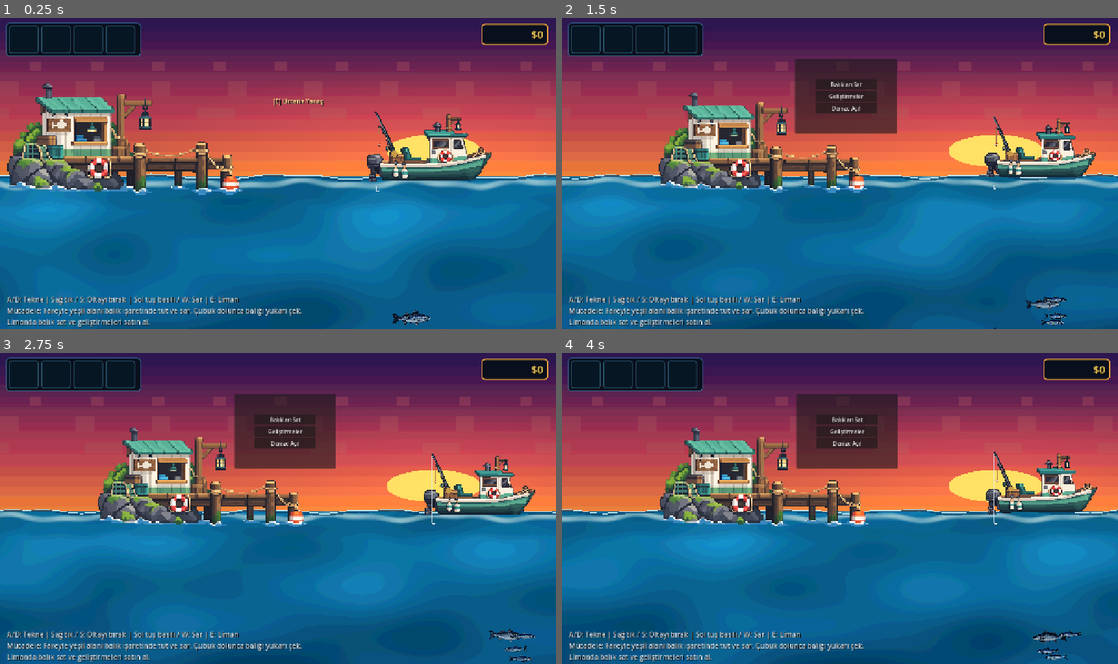
Above: before the commit, frames 1-4 (two rows, left to right).
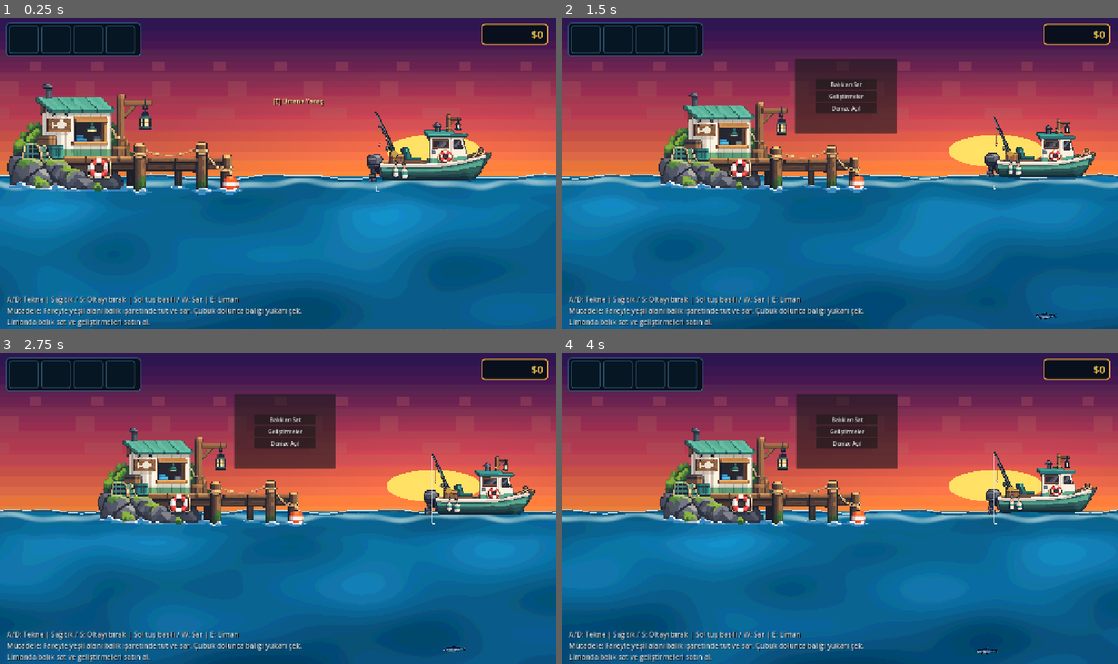
Above: after the commit, the same moments.

Repository: mirackayademir/TinyFisher
Game: Godot game, scene res://scenes/world.tscn
The game is run twice, just before and just after one commit, with the same random seed, the same clock (stepped at 60 frames per second) and the same inputs.
Inputs (mouse positions are in pixels of both pictures, inside the frame that each line leads up to):
- Up to frame 1 (0.25 s): no input
- Up to frame 2 (1.5 s): move the mouse to (962, 157) at 0.52 s; hold D (move_right) 0.53-1.28 s; tap E (dock) at 0.6, 1.35 s; click (962, 157) at 0.67 s; move the mouse to (728, 189) at 1.27 s; hold S from 1.28 s (still down)
- Up to frame 3 (2.75 s): move the mouse to (333, 440) at 2.02 s; release S at 2.03 s; hold D (move_right) from 2.03 s (still down); tap E (dock) at 2.1 s
- Up to frame 4 (4 s): move the mouse to (812, 570) at 2.77 s; release D (move_right) at 2.78 s; hold W 2.78-3.53 s; tap E (dock) at 2.85, 3.6 s; click (812, 570) at 2.92 s; move the mouse to (1006, 555) at 3.52 s; hold A (move_left) from 3.53 s (still down)

The runs differ from the first frame. In frame 1, 0.2% of the frame differs, in the area x 70-78%, y 93-99%; in frame 2, 0.3%; in frame 3, 0.3%; in frame 4, 0.3%, in the area x 74-94%, y 89-99%.

Commit message:
Expand underwater fish zones and add sardine schools

Diff:
--- a/scenes/fishing_spot.gd
+++ b/scenes/fishing_spot.gd
@@ -1,15 +1,32 @@
 extends Area2D
 
 @export var fish_scene: PackedScene
-@export var max_fish: int = 8
-@export var respawn_time: float = 1.6
+@export var max_fish: int = 18
+@export var respawn_time: float = 1.3
+@export var ocean_center: Vector2 = Vector2(2600.0, 1150.0)
 
 var respawning: bool = false
 
+const SARDINE_SCHOOLS = [
+	Vector2(-1200.0, -270.0),
+	Vector2(-320.0, -235.0),
+	Vector2(650.0, -285.0),
+	Vector2(1480.0, -245.0)
+]
+
 
 func _ready() -> void:
+	# Balık alanını sağa ve derine taşı. Limanın hemen dibinde balık doğmasın.
+	global_position = ocean_center
+
+	var collision := get_node_or_null("CollisionShape2D") as CollisionShape2D
+	if collision != null:
+		collision.position = Vector2.ZERO
+		var shape := collision.shape as RectangleShape2D
+		if shape != null:
+			shape.size = Vector2(4400.0, 1750.0)
+
 	var missing_fish: int = max_fish - get_fish_count()
-
 	for i in range(missing_fish):
 		spawn_one_fish()
 
@@ -22,11 +39,9 @@
 
 func get_fish_count() -> int:
 	var count: int = 0
-
 	for child in get_children():
 		if child.has_method("hook_to"):
 			count += 1
-
 	return count
 
 
@@ -44,33 +59,53 @@
 		return
 
 	var new_fish = fish_scene.instantiate()
-
-	new_fish.position = Vector2(
-		randf_range(-310.0, 310.0),
-		randf_range(-150.0, 220.0)
-	)
-	new_fish.swim_distance = randf_range(150.0, 280.0)
-
 	var roll: int = randi_range(1, 100)
 
 	if roll <= 45:
-		new_fish.fish_type = "Sardalya"
-		new_fish.fish_value = 10
-		new_fish.swim_speed = randf_range(68.0, 82.0)
-
-	elif roll <= 75:
-		new_fish.fish_type = "Levrek"
-		new_fish.fish_value = 25
-		new_fish.swim_speed = randf_range(50.0, 64.0)
-
-	elif roll <= 92:
-		new_fish.fish_type = "Uskumru"
-		new_fish.fish_value = 40
-		new_fish.swim_speed = randf_range(78.0, 96.0)
-
+		_configure_sardine(new_fish)
+	elif roll <= 73:
+		_configure_levrek(new_fish)
+	elif roll <= 91:
+		_configure_uskumru(new_fish)
 	else:
-		new_fish.fish_type = "Ton Balığı"
-		new_fish.fish_value = 75
-		new_fish.swim_speed = randf_range(40.0, 52.0)
+		_configure_tuna(new_fish)
 
 	add_child(new_fish)
+
+
+func _configure_sardine(fish) -> void:
+	# Sardalyalar 4 küçük sürü halinde, birbirine yakın dolaşır.
+	var school_center: Vector2 = SARDINE_SCHOOLS[randi_range(0, SARDINE_SCHOOLS.size() - 1)]
+	fish.position = school_center + Vector2(randf_range(-58.0, 58.0), randf_range(-24.0, 24.0))
+	fish.fish_type = "Sardalya"
+	fish.fish_value = 10
+	fish.swim_speed = randf_range(72.0, 78.0)
+	fish.swim_distance = randf_range(90.0, 135.0)
+	fish.bob_height = randf_range(2.5, 4.0)
+
+
+func _configure_levrek(fish) -> void:
+	# Levrek orta derinlikte ve daha geniş bölgede gezer.
+	fish.position = Vector2(randf_range(-1600.0, 1800.0), randf_range(-40.0, 250.0))
+	fish.fish_type = "Levrek"
+	fish.fish_value = 25
+	fish.swim_speed = randf_range(50.0, 64.0)
+	fish.swim_distance = randf_range(220.0, 420.0)
+
+
+func _configure_uskumru(fish) -> void:
+	# Uskumru daha derinde ve daha hareketli.
+	fish.position = Vector2(randf_range(-1250.0, 2050.0), randf_range(270.0, 560.0))
+	fish.fish_type = "Uskumru"
+	fish.fish_value = 40
+	fish.swim_speed = randf_range(78.0, 98.0)
+	fish.swim_distance = randf_range(260.0, 500.0)
+
+
+func _configure_tuna(fish) -> void:
+	# Ton balığı en derin ve daha sağdaki sularda görülür.
+	fish.position = Vector2(randf_range(-550.0, 2150.0), randf_range(560.0, 800.0))
+	fish.fish_type = "Ton Balığı"
+	fish.fish_value = 75
+	fish.swim_speed = randf_range(40.0, 54.0)
+	fish.swim_distance = randf_range(320.0, 560.0)
